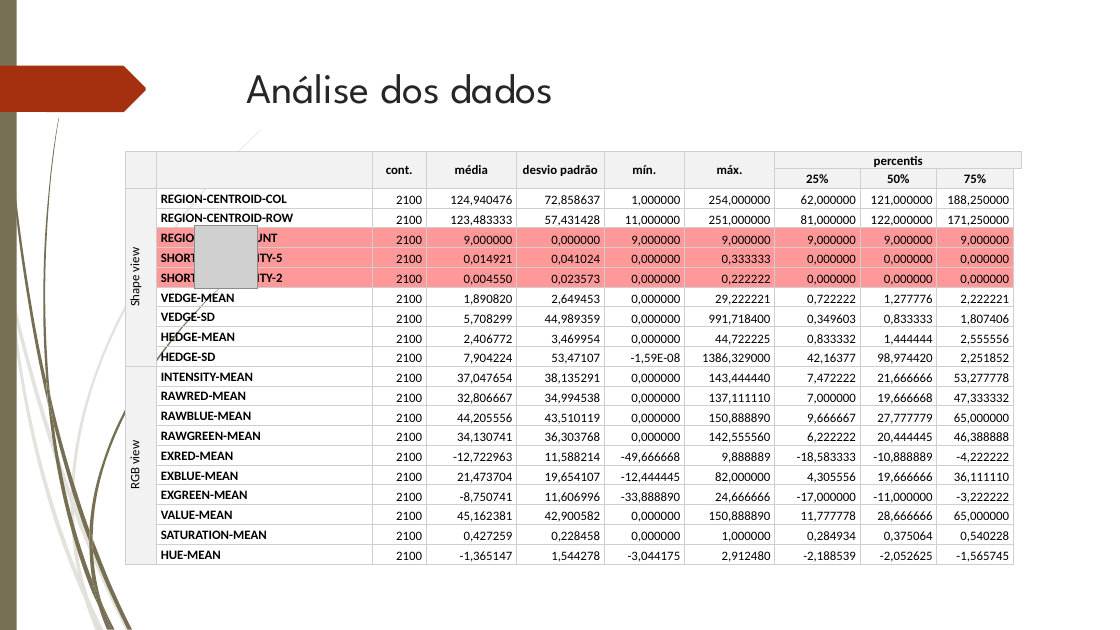
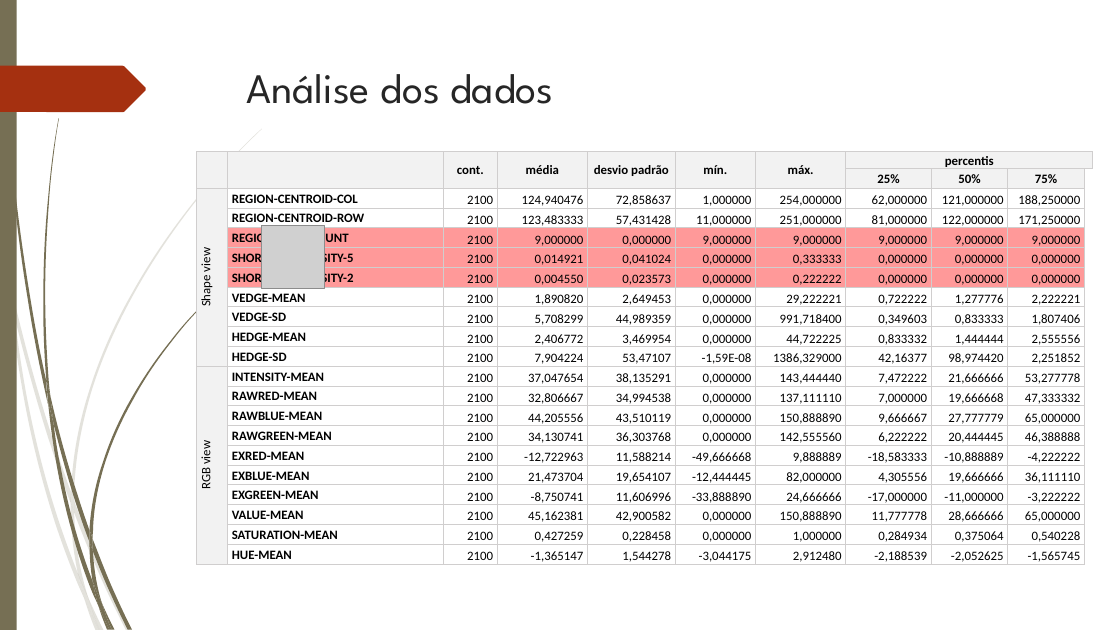
Before and after one commit to dinaldoap/cin_am, a slide deck: slide 5 of apresentacao/apresentacao.pptx. Drawn at 1120x630 pixels with LibreOffice and Linux fonts; fonts in the diff are those of the drawing; grey boxes stand for pictures. Boxes give left, top, right and bottom in pixels: in the first picture for what was removed or moved away, otherwise in the second. Text is boxed around its words. In the diff, an @@ line names an element or a change of style, - is before the commit and + after.

```diff
--- a/apresentacao/apresentacao.pptx
+++ b/apresentacao/apresentacao.pptx
@@ table: place and size @@
-table at bbox=[126, 151, 1022, 566]
+table at bbox=[197, 151, 1092, 566]
@@ picture: place and size @@
-picture at bbox=[194, 226, 257, 289]
+picture at bbox=[261, 226, 324, 289]
```
Also in this commit, not shown: 2 other slides changed.
